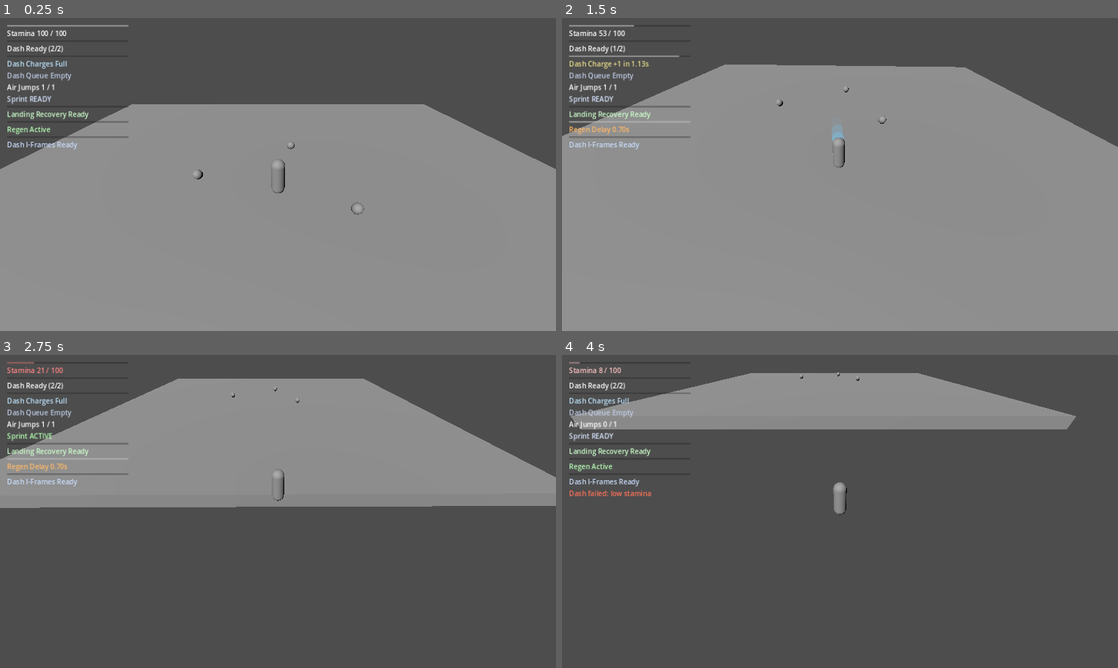
Above: before the commit, frames 1-4 (two rows, left to right).
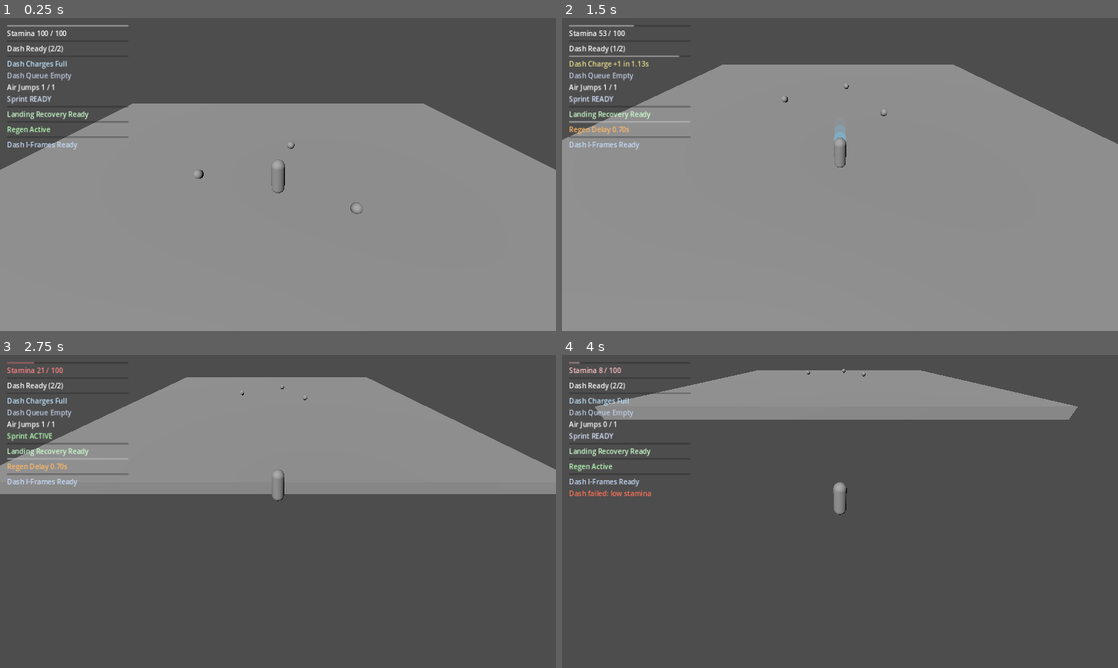
Above: after the commit, the same moments.

Repository: thegoatleroyjenkins/arpg-game
Game: Godot game, scene res://prototype3d/main_3d.tscn
Same seed, same stepped clock (60 frames per second), same inputs: the game is played once before the commit and once after it. This scene is started directly instead of the project's main scene.
Inputs (mouse positions are in pixels of both pictures, inside the frame that each line leads up to):
- Up to frame 1 (0.25 s): no input
- Up to frame 2 (1.5 s): tap Enter (ui_accept) at 0.5 s; move the mouse to (867, 174) at 0.52 s; press the mouse at (867, 174) at 0.53 s; hold W (move_up) from 0.53 s (still down); tap Space (jump) at 0.77 s; move the mouse to (812, 174) at 1.27 s; release the mouse at (812, 174) at 1.28 s; tap Q (dash) at 1.35 s
- Up to frame 3 (2.75 s): keep holding W (move_up); tap Space (jump) at 1.52 s; move the mouse to (289, 505) at 2.02 s; hold Shift (sprint) from 2.03 s (still down)
- Up to frame 4 (4 s): keep holding W (move_up); move the mouse to (834, 517) at 2.77 s; release Shift (sprint) at 2.78 s; click (834, 517) at 2.85 s; tap Space (jump) at 3.02, 3.77 s; move the mouse to (878, 514) at 3.52 s; tap Q (dash) at 3.6 s

The runs differ from the first frame. In frame 1, 0.2% of the frame differs, in the area x 0-100%, y 27-63%; in frame 2, 0.6%; in frame 3, 5.2%, in the area x 0-100%, y 7-49%; in frame 4, 4.0%.

Commit message:
Add data-driven 3D camera collision avoidance

Diff:
--- a/prototype3d/default_player_tuning_3d.tres
+++ b/prototype3d/default_player_tuning_3d.tres
@@ -61,6 +61,9 @@
 camera_fov_smooth = 10.0
 camera_look_ahead_distance = 2.25
 camera_look_ahead_smooth = 8.0
+camera_collision_enabled = true
+camera_collision_padding = 0.35
+camera_collision_smooth = 18.0
 camera_impulse_decay_per_second = 14.0
 camera_impulse_max_offset = 0.85
 camera_dash_impulse_strength = 0.3
--- a/prototype3d/player_3d.gd
+++ b/prototype3d/player_3d.gd
@@ -276,8 +276,11 @@
 
 	# Follow camera smoothly with scroll-wheel zoom and movement-aware look-ahead.
 	_update_camera_impulse(delta)
-	var target_cam_pos := global_position + Vector3(0.0, tuning.camera_height, target_camera_distance) + camera_impulse_offset
-	pivot.global_position = pivot.global_position.lerp(target_cam_pos, delta * tuning.camera_smooth)
+	var target_cam_pos := _resolve_camera_pivot_target()
+	var camera_follow_smooth: float = tuning.camera_smooth
+	if tuning.camera_collision_enabled:
+		camera_follow_smooth = max(camera_follow_smooth, tuning.camera_collision_smooth)
+	pivot.global_position = pivot.global_position.lerp(target_cam_pos, delta * camera_follow_smooth)
 	_update_camera_look_ahead(delta)
 	camera.look_at(global_position + Vector3(0, 1.0, 0) + camera_look_ahead, Vector3.UP)
 	_update_camera_fov(delta)
@@ -465,6 +468,27 @@
 	var decay: float = max(0.01, tuning.camera_impulse_decay_per_second)
 	camera_impulse_offset = camera_impulse_offset.move_toward(Vector3.ZERO, decay * delta)
 
+func _resolve_camera_pivot_target() -> Vector3:
+	var desired_pivot_position := global_position + Vector3(0.0, tuning.camera_height, target_camera_distance) + camera_impulse_offset
+	if not tuning.camera_collision_enabled:
+		return desired_pivot_position
+
+	var focus_point := global_position + Vector3(0.0, 1.0, 0.0)
+	var ray_query := PhysicsRayQueryParameters3D.create(focus_point, desired_pivot_position)
+	ray_query.exclude = [self]
+	ray_query.collide_with_areas = false
+	ray_query.collide_with_bodies = true
+	var hit := get_world_3d().direct_space_state.intersect_ray(ray_query)
+	if hit.is_empty():
+		return desired_pivot_position
+
+	var hit_position: Vector3 = hit.position
+	var hit_normal: Vector3 = hit.normal
+	if hit_normal.length() <= 0.001:
+		hit_normal = (focus_point - desired_pivot_position).normalized()
+	var safe_padding: float = max(0.0, tuning.camera_collision_padding)
+	return hit_position + (hit_normal.normalized() * safe_padding)
+
 func _add_camera_impulse(direction: Vector3, strength: float) -> void:
 	if strength <= 0.0:
 		return
--- a/prototype3d/player_tuning_3d.gd
+++ b/prototype3d/player_tuning_3d.gd
@@ -106,6 +106,11 @@
 @export var camera_look_ahead_distance: float = 2.25
 @export var camera_look_ahead_smooth: float = 8.0
 
+@export_group("Camera Collision")
+@export var camera_collision_enabled: bool = true
+@export var camera_collision_padding: float = 0.35
+@export var camera_collision_smooth: float = 18.0
+
 @export_group("Camera Impulse Feel")
 @export var camera_impulse_decay_per_second: float = 14.0
 @export var camera_impulse_max_offset: float = 0.85
Not shown, changed: README.md
